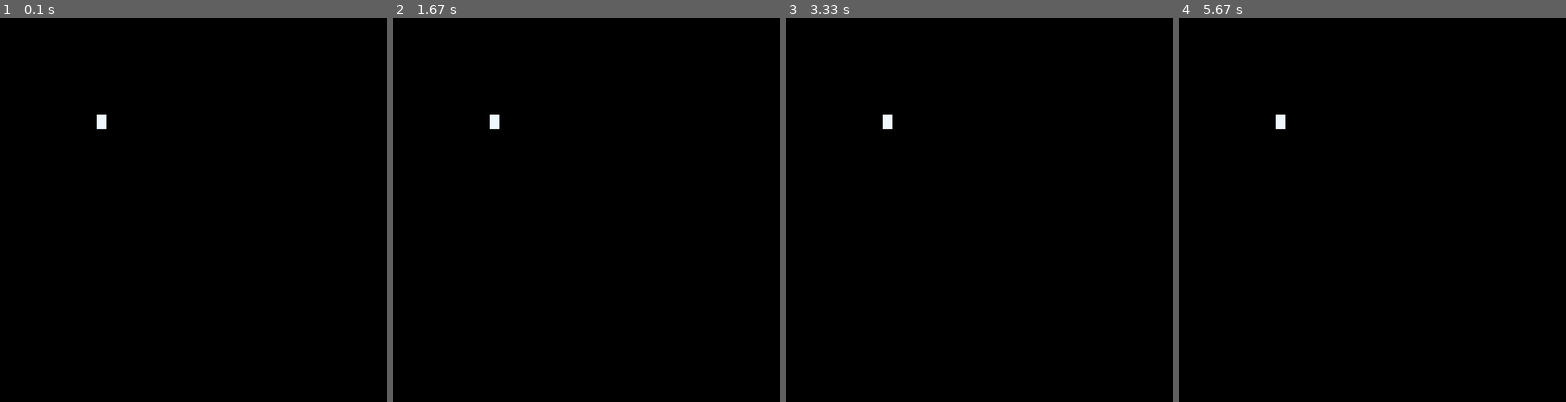
Above: before the commit, frames 1-4 (left to right).
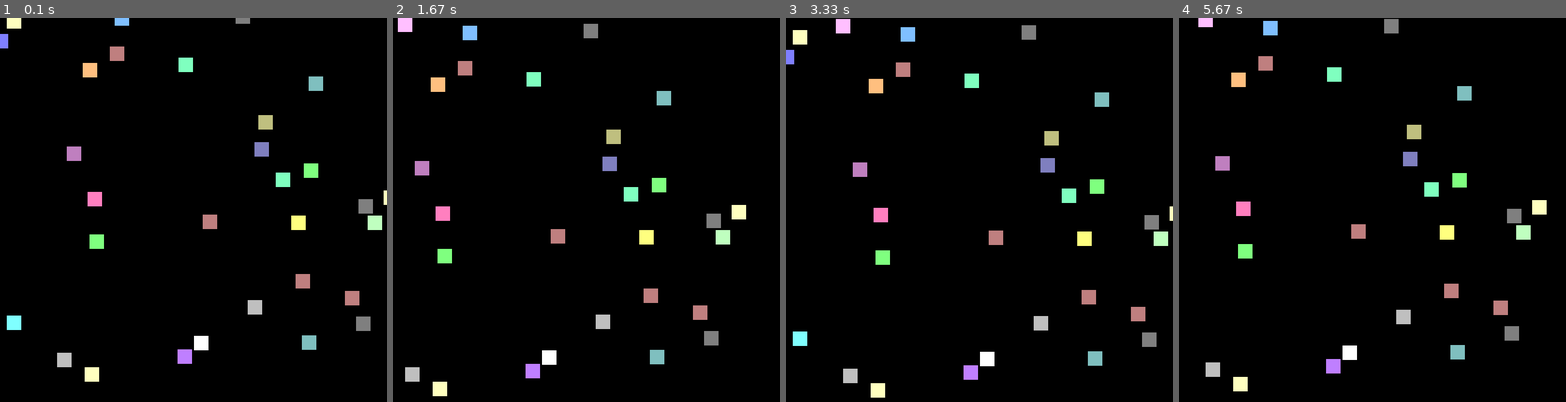
Above: after the commit, the same moments.

Repository: Kintar/pygame_example
Game: pygame game, started from main.py
The game is run twice, just before and just after one commit, with the same random seed, the same clock (stepped at 60 frames per second) and the same inputs.
Inputs:
- Up to frame 1 (0.1 s): no input
- Up to frame 2 (1.67 s): hold Right 0.33-0.8 s; hold Up 0.83-1.13 s; hold Right 1.17-1.63 s
- Up to frame 3 (3.33 s): hold Left 1.67-2.2 s; hold Down 2.23-2.53 s; hold Left 2.57-2.97 s; hold Up from 3 s (still down)
- Up to frame 4 (5.67 s): release Up at 3.37 s; hold Right 3.4-4.03 s; hold Down 4.07-4.43 s; hold Left 4.47-4.93 s; hold Right 4.97-5.43 s; hold Up from 5.47 s (still down)

The runs differ from the first frame. In frame 1, 4.0% of the frame differs, in the area x 0-100%, y 0-95%; in frame 2, 4.1%; in frame 3, 4.3%, in the area x 0-100%, y 0-99%; in frame 4, 4.0%.

Commit message:
working example

Diff:
--- a/Camera.py
+++ b/Camera.py
@@ -29,6 +29,7 @@
     def move(self, delta: pygame.Vector2) -> None:
         # Change our position
         self.pos += delta
+        self.rect.move_ip(delta)
 
 
 class Camera:
@@ -59,6 +60,7 @@
         self.rect.move_ip(delta)
 
     def draw(self) -> None:
+        self.screen.fill(pygame.Color('black'))
         for drawable in self.drawables:
             # this is our transform function
             screen_rect = drawable.rect.move(self.pos)
--- a/Room.py
+++ b/Room.py
@@ -5,9 +5,9 @@
 
 class Room(Drawable):
     """Defines a simple rectangle of a given color, used as a room in this demo"""
-    def __init__(self, color: pygame.Color, size: pygame.Rect, pos: pygame.Vector2 = (0, 0)):
-        super().__init__(size, pos)
-        self.size: pygame.Rect = size
+    def __init__(self, color: pygame.Color, location: pygame.Rect):
+        super().__init__(location, pygame.Vector2(location.x, location.y))
+        self.size: pygame.Rect = location
         self.color: pygame.Color = color
-        self.image: pygame.Surface = pygame.Surface((size.w, size.h))
+        self.image: pygame.Surface = pygame.Surface((location.w, location.h))
         self.image.fill(self.color)
--- a/main.py
+++ b/main.py
@@ -1,11 +1,22 @@
 import pygame
+from pygame import Vector2 as V2, Vector2
+import random
 from Camera import Camera
 from Room import Room
 
-running = True
+running: bool = True
+movement_vector: pygame.Vector2 = V2(0, 0)
+movement_speed: float = 100.0
+
+movement_map: dict[int, pygame.Vector2] = {
+    pygame.K_LEFT: V2(1, 0),
+    pygame.K_RIGHT: V2(-1, 0),
+    pygame.K_UP: V2(0, 1),
+    pygame.K_DOWN: V2(0, -1)
+}
 
 
-def process_events():
+def process_events() -> None:
     global running
 
     for event in pygame.event.get():
@@ -13,9 +24,48 @@
             running = False
 
         if event.type == pygame.KEYDOWN:
-            match event.key:
-                case pygame.K_ESCAPE:
-                    pygame.quit()
+            if event.key == pygame.K_ESCAPE:
+                running = False
+
+
+def handle_movement() -> None:
+    global movement_vector
+    global movement_map
+
+    pressed: pygame.key.ScancodeWrapper = pygame.key.get_pressed()
+    movement_vector = V2(0, 0)
+    for key in movement_map.keys():
+        if pressed[key]:
+            movement_vector += movement_map[key]
+
+
+def generate_rooms() -> list[Room]:
+    room_list: list[Room] = []
+    for i in range(200):
+        x = random.randint(-1000, 1000)
+        y = random.randint(-1000, 1000)
+
+        point: pygame.Vector2 = V2(x, y)
+        rect: pygame.Rect = pygame.Rect(point.x, point.y, 30, 30)
+
+        valid: bool = True
+
+        # test the current room position against all others, reject if there's an overlap
+        for r in room_list:
+            if r.rect.colliderect(rect):
+                valid = False
+                break
+
+        if not valid:
+            continue
+
+        r = (random.randint(1, 3) * 64) + 63
+        g = (random.randint(1, 3) * 64) + 63
+        b = (random.randint(1, 3) * 64) + 63
+
+        room_list.append(Room(pygame.Color(r, g, b), rect))
+
+    return room_list
 
 
 if __name__ == '__main__':
@@ -24,14 +74,17 @@
     surf: pygame.Surface = pygame.display.set_mode((800, 800))
 
     camera: Camera = Camera(surf)
-    room: Room = Room(pygame.Color('aliceblue'), pygame.Rect(200, 200, 20, 30))
-    camera.add_drawable(room)
+
+    for room in generate_rooms():
+        camera.add_drawable(room)
 
     clock: pygame.time.Clock = pygame.time.Clock()
 
     while running:
         process_events()
+        handle_movement()
 
+        camera.move(movement_vector * clock.get_time() * 0.001 * movement_speed)
         camera.draw()
 
         pygame.display.update()
Not shown, changed: .gitignore
